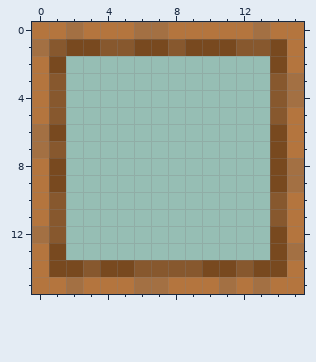
A pixel-art sprite gets an edit: src/main/resources/zoom-textures/composter_top.png. The first picture shows the starting point.
The file is 16x16 pixels.
Once edited:
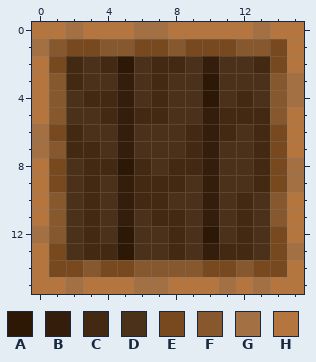
Palette (. is transparent): A #2d1806  B #341d0a  C #432911  D #4c311a  E #78491f  F #87582e  G #a37043  H #b4753e
Change:
Colour A now appears in row 2 at x 5; in rows 3 to 4 at x 10; in row 8 at x 5; in row 12 at x 5 and 10; in row 13 at x 5.
Colour B now appears in row 2 at x 10; in rows 3 to 4 at x 5; in rows 5 to 7 at x 5 and 10; in row 8 at x 10; in rows 9 to 11 at x 5 and 10; in row 13 at x 10.
Colour C now appears in row 2 at x 2, 4, 7 to 8 and 13; in row 3 at x 2 and 7; in row 4 at x 3 to 4, 7 and 12; in row 5 at x 4, 6 to 7 and 11 to 13; in row 6 at x 2, 9, 11 and 13; in row 7 at x 2 to 3, 9 and 13.
Colour C now appears in row 8 at x 3 to 4, 6, 8 to 9 and 13; in row 9 at x 3, 6 to 8 and 13; in row 10 at x 3, 6 to 7 and 12; in row 11 at x 3, 7 to 8 and 12; in row 12 at x 3, 8 and 12; in row 13 at x 3 to 4, 8 and 11 to 12.
Colour D now appears in row 2 at x 3, 6, 9 and 11 to 12; in row 3 at x 3 to 4, 6, 8 to 9 and 11 to 13; in row 4 at x 2, 6, 8 to 9, 11 and 13; in row 5 at x 2 to 3 and 8 to 9; in row 6 at x 3 to 4, 6 to 8 and 12; in row 7 at x 4, 6 to 8 and 11 to 12.
Colour D now appears in row 8 at x 2, 7 and 11 to 12; in row 9 at x 2, 4, 9 and 11 to 12; in row 10 at x 2, 4, 8 to 9, 11 and 13; in row 11 at x 2, 4, 6, 9, 11 and 13; in row 12 at x 2, 4, 6 to 7, 9, 11 and 13; in row 13 at x 2, 6 to 7, 9 and 13.
Boxes around the changes in both pictures, in picture pixels (x1, y1, x2, y2):
added: (66, 56, 270, 260)
